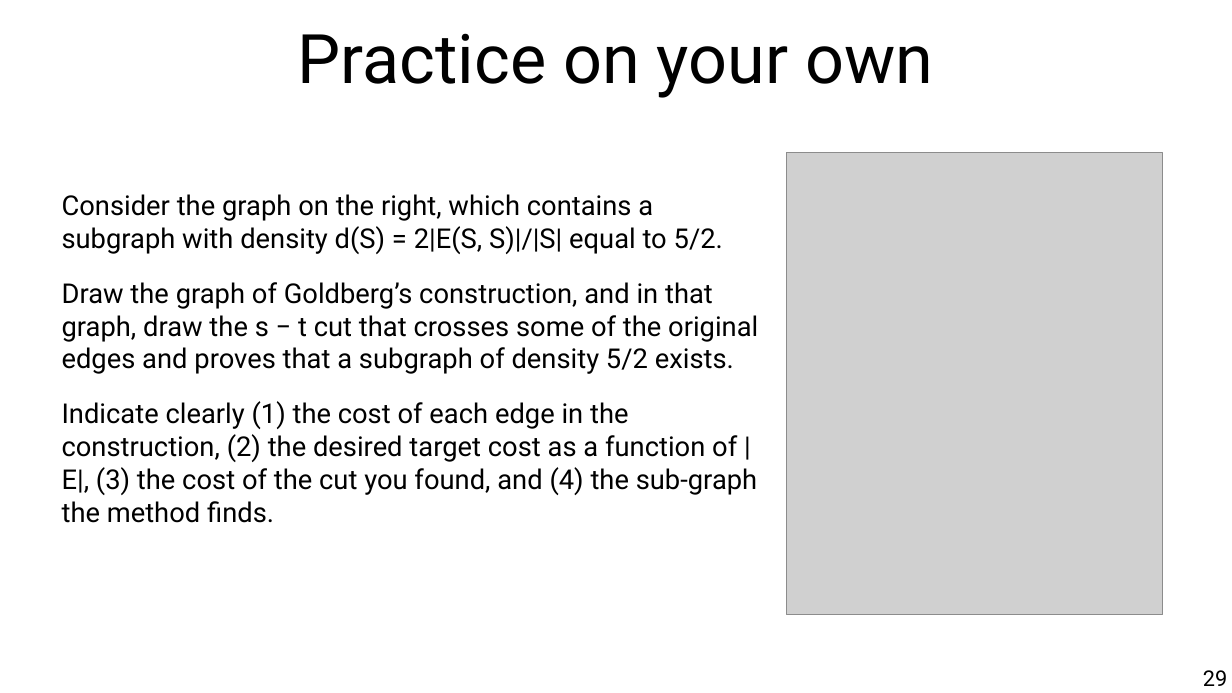
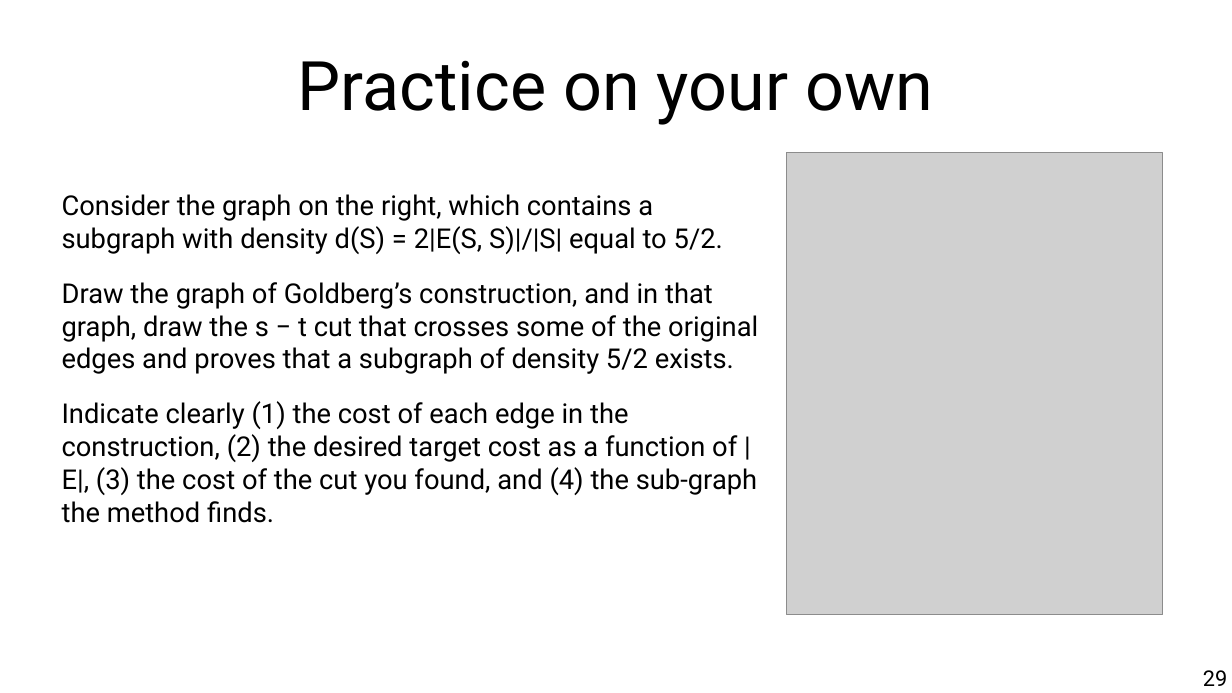
Before and after one commit to chatox/networks-science-course, a slide deck: slide 29 of theory/odp/tt22_dense_subgraphs.odp. Drawn at 1232x693 pixels with LibreOffice and Linux fonts; fonts in the diff are those of the drawing; grey boxes stand for pictures. Boxes give left, top, right and bottom in pixels: in the first picture for what was removed or moved away, otherwise in the second. Text is boxed around its words. In the diff, an @@ line names an element or a change of style, - is before the commit and + after.

```diff
--- a/theory/odp/tt22_dense_subgraphs.odp
+++ b/theory/odp/tt22_dense_subgraphs.odp
@@ title "Practice on your own": place and size @@
-title "Practice on your own" at <box>298,33,933,98</box>
+title "Practice on your own" at <box>298,60,933,125</box>
```
Also in this commit, not shown: 2 other slides changed, 1 slide added, 6 other files.
